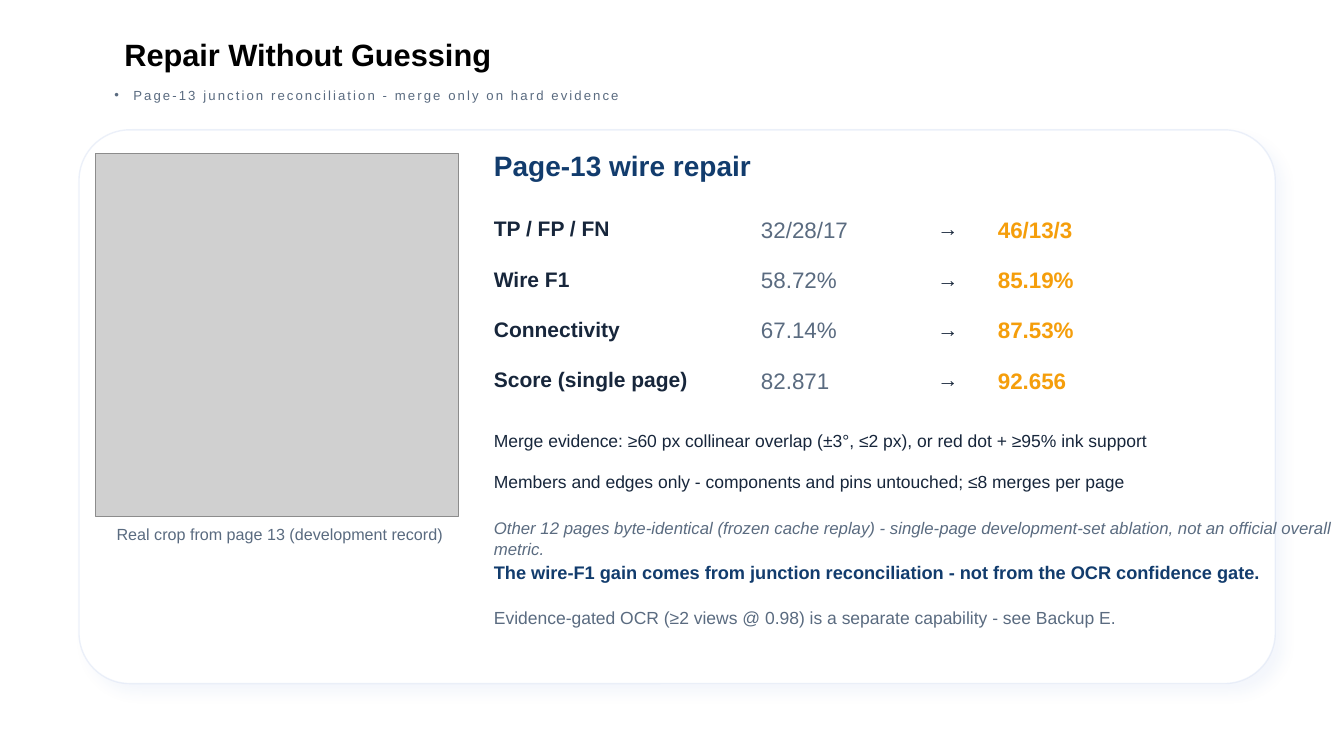
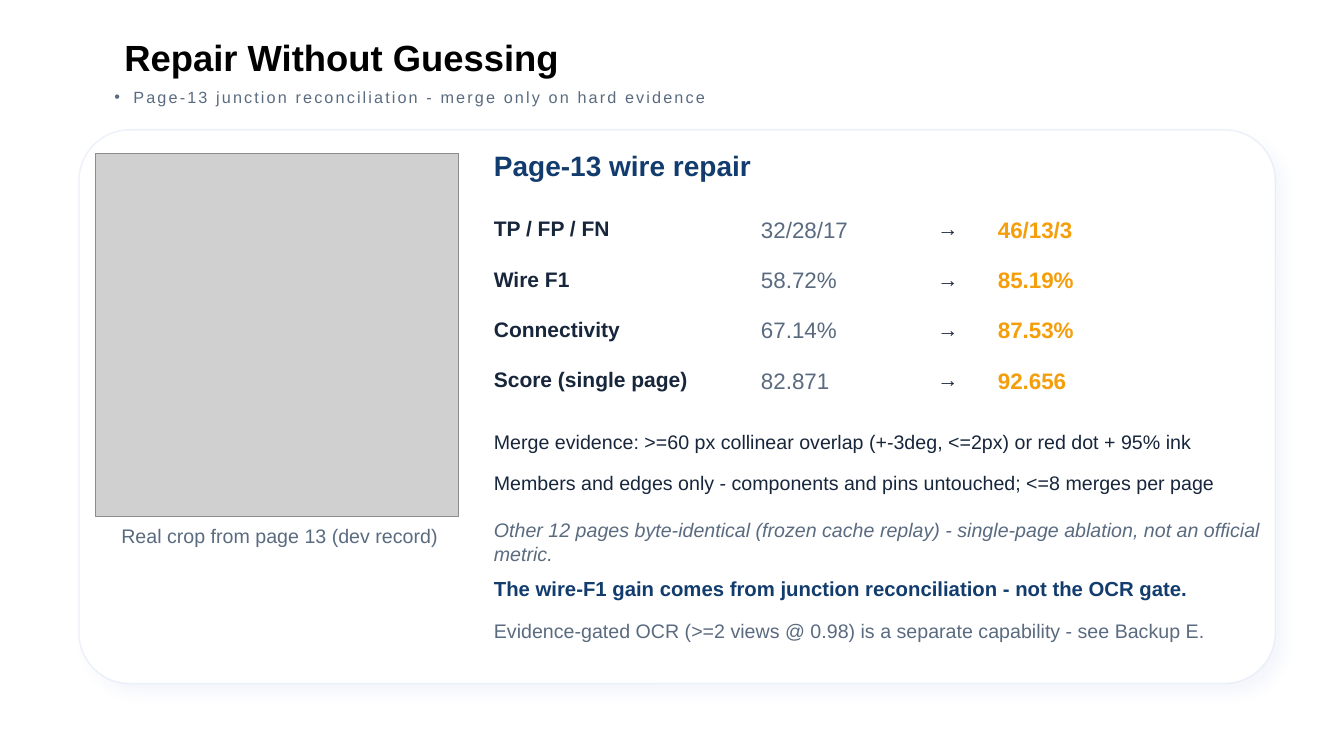
Before and after one commit to zc-cc1/pcb-schematic-parser, a slide deck: slide 7 of docs/eda_final_defense/slides/EDA精英挑战赛_决赛答辩_官方模板版.pptx. Drawn at 1344x756 pixels with LibreOffice and Linux fonts; fonts in the diff are those of the drawing; grey boxes stand for pictures; background and template pictures are left out. Boxes give left, top, right and bottom in pixels: in the first picture for what was removed or moved away, otherwise in the second. Text is boxed around its words. In the diff, an @@ line names an element or a change of style, - is before the commit and + after.

```diff
--- a/docs/eda_final_defense/slides/EDA精英挑战赛_决赛答辩_官方模板版.pptx
+++ b/docs/eda_final_defense/slides/EDA精英挑战赛_决赛答辩_官方模板版.pptx
@@ text "Repair Without Guessing" at (124,44,559,79): size 22 to 26 pt @@
@@ text "Page-13 junction reconciliation - merge ..." at (133,91,705,107): size 9.4 to 11.6 pt @@
@@ text at (494,434,1191,453): text changed; size 12.5 to 14 pt @@
-Merge evidence: ≥60 px collinear overlap (±3°, ≤2 px), or red dot + ≥95% ink support
+Merge evidence: >=60 px collinear overlap (+-3deg, <=2px) or red dot + 95% ink
@@ text at (494,475,1214,494): text changed; size 12.5 to 14 pt @@
-Members and edges only - components and pins untouched; ≤8 merges per page
+Members and edges only - components and pins untouched; <=8 merges per page
@@ text at (121,529,437,547): text changed; size 11.5 to 14 pt @@
-Real crop from page 13 (development record)
+Real crop from page 13 (dev record)
@@ text at (494,523,1260,561): text changed; size 12 to 14 pt @@
-Other 12 pages byte-identical (frozen cache replay) - single-page development-set ablation, not an official overall metric.
+Other 12 pages byte-identical (frozen cache replay) - single-page ablation, not an official metric.
@@ text at (494,581,1186,601): text changed; size 13 to 14.5 pt @@
-The wire-F1 gain comes from junction reconciliation - not from the OCR confidence gate.
+The wire-F1 gain comes from junction reconciliation - not the OCR gate.
@@ text at (494,624,1205,642): text changed; size 12.5 to 14 pt @@
-Evidence-gated OCR (≥2 views @ 0.98) is a separate capability - see Backup E.
+Evidence-gated OCR (>=2 views @ 0.98) is a separate capability - see Backup E.
```
Also in this commit, not shown: 14 other slides changed, 37 other files.
